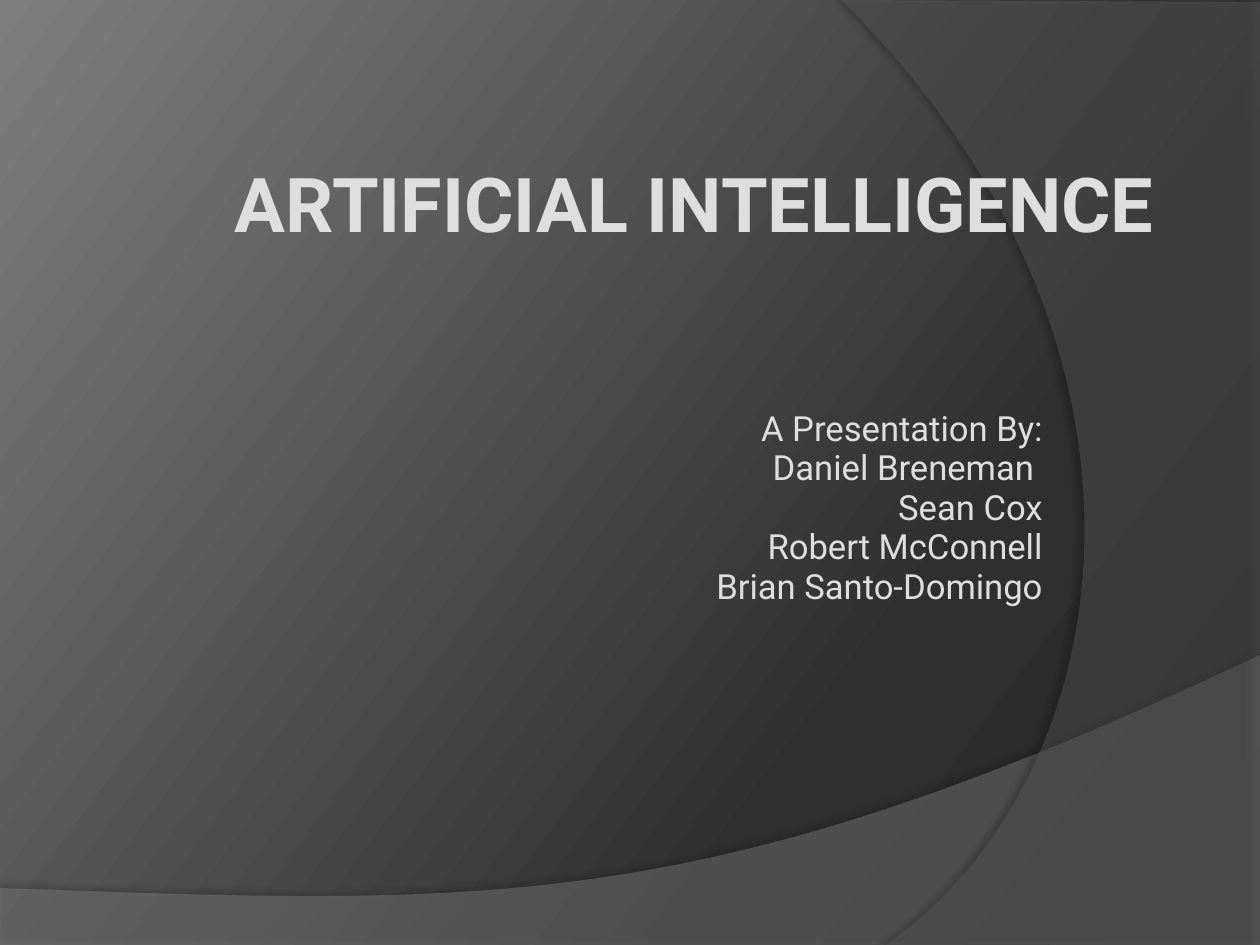
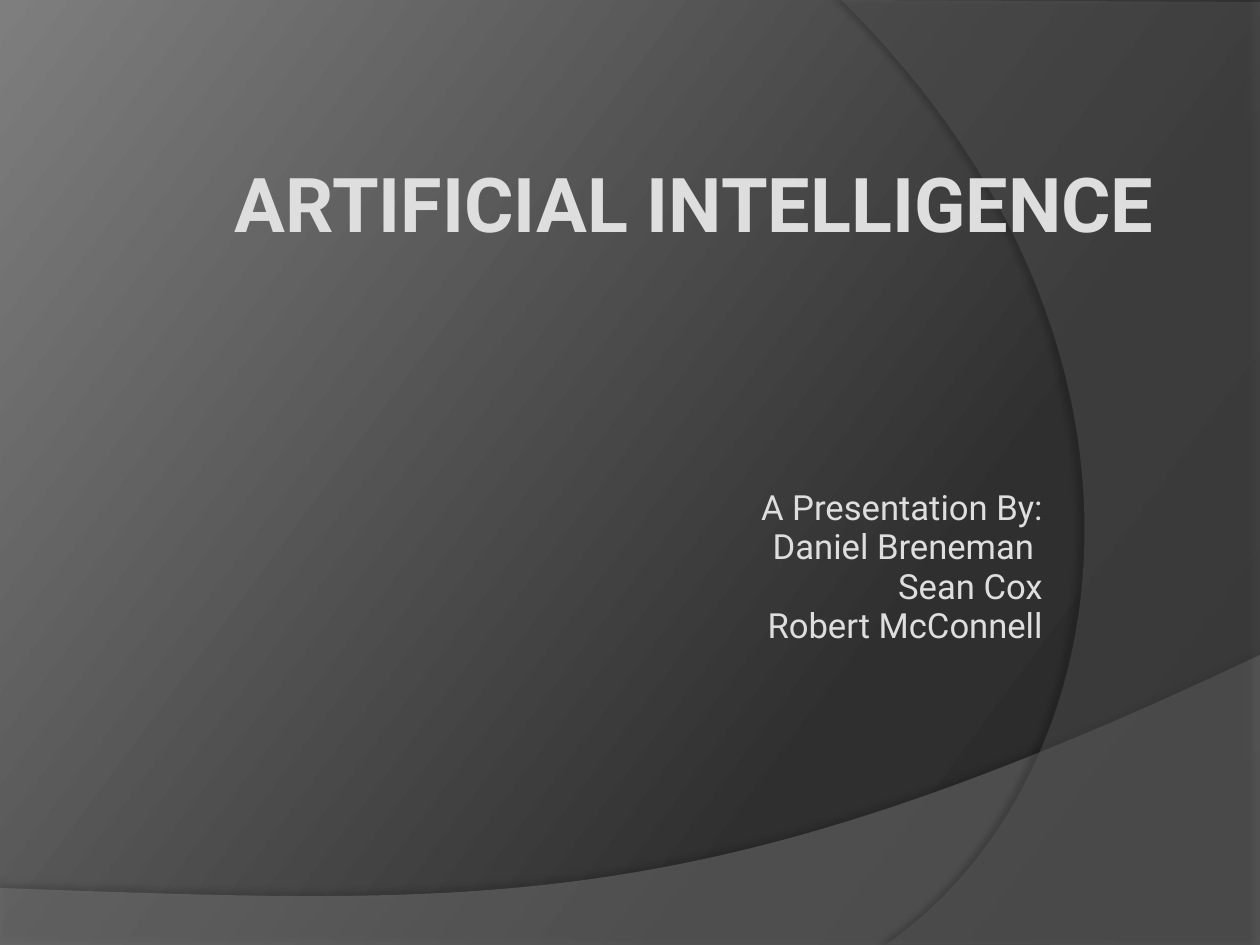
Before and after one commit to abhishekori/team-sexy-awesome-repository-of-awesomeness-----sexy, a slide deck: slide 1 of artififical intelligence.pptx. Drawn at 1260x945 pixels with LibreOffice and Linux fonts; fonts in the diff are those of the drawing. Boxes give left, top, right and bottom in pixels: in the first picture for what was removed or moved away, otherwise in the second. Text is boxed around its words. In the diff, an @@ line names an element or a change of style, - is before the commit and + after.

```diff
--- a/artififical intelligence.pptx
+++ b/artififical intelligence.pptx
@@ subtitle at [716, 574, 1042, 606]: paragraph removed @@
-Brian Santo-Domingo
```
Also in this commit, not shown: 4 other slides changed, 3 slides added, 4 slides removed.
